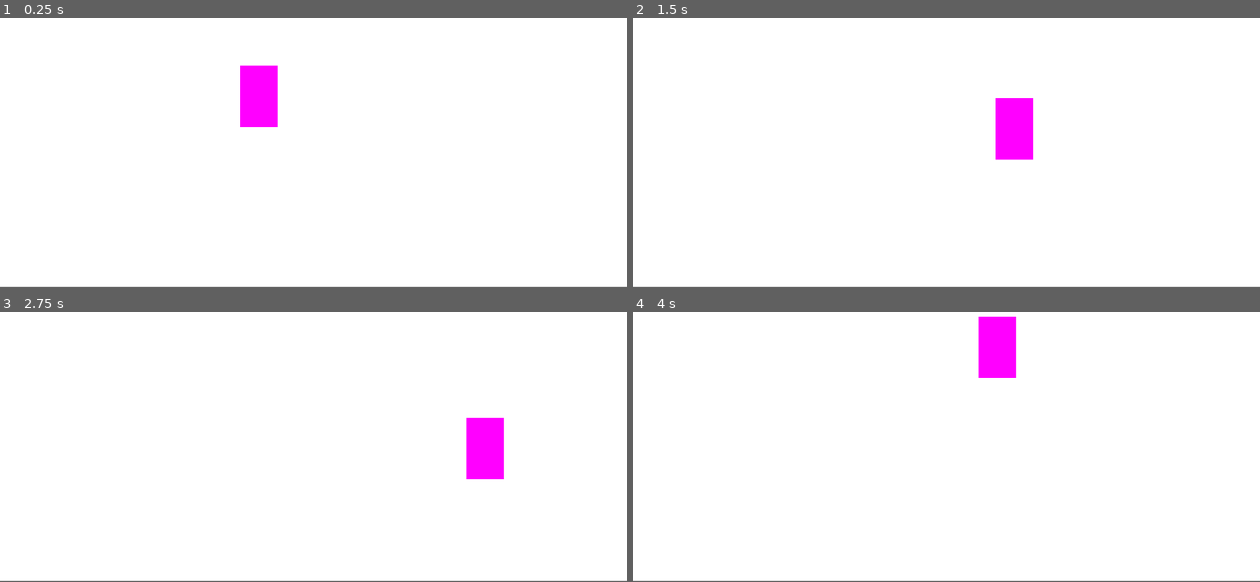
Above: before the commit, frames 1-4 (two rows, left to right).
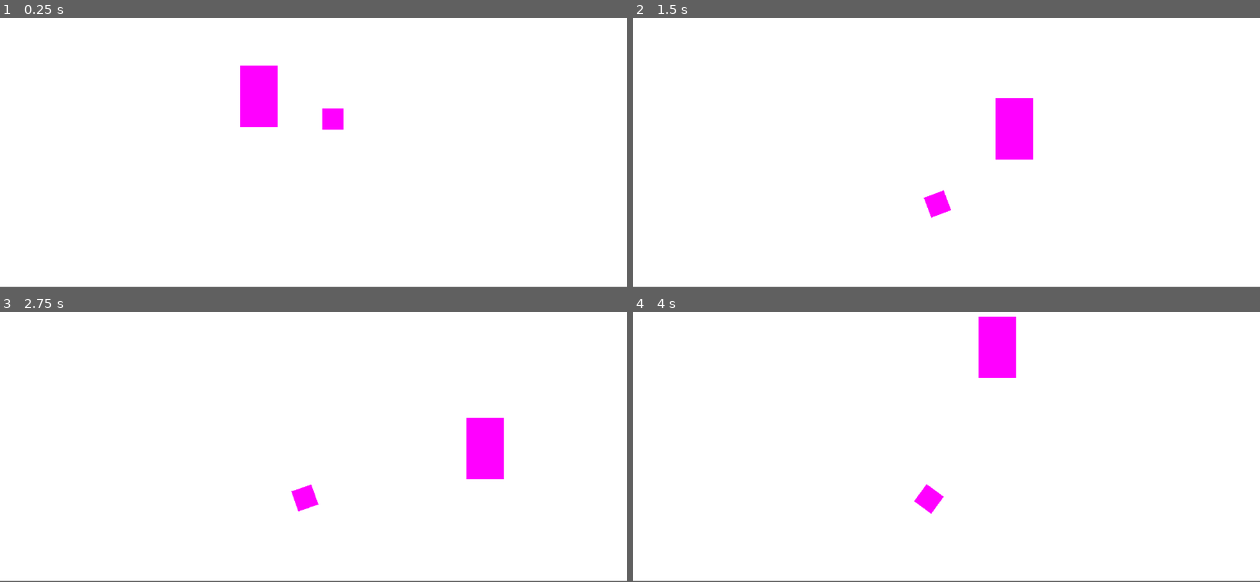
Above: after the commit, the same moments.

Repository: turkey-ball/turkey-ball
Game: Godot game, scene res://game.tscn
Same seed, same stepped clock (60 frames per second), same inputs: the game is played once before the commit and once after it.
Inputs:
- Up to frame 1 (0.25 s): no input
- Up to frame 2 (1.5 s): hold Right (ui_right) 0.53-1.28 s; hold Down (ui_down) from 1.28 s (still down)
- Up to frame 3 (2.75 s): release Down (ui_down) at 2.03 s; hold Right (ui_right) from 2.03 s (still down)
- Up to frame 4 (4 s): release Right (ui_right) at 2.78 s; hold Up (ui_up) 2.78-3.53 s; hold Left (ui_left) from 3.53 s (still down)

The runs differ from the first frame. In frame 1, 0.3% of the frame differs, in the area x 51-55%, y 33-42%; in frame 2, 0.3%; in frame 3, 0.3%; in frame 4, 0.3%.

Commit message:
add meat to turkey

Diff:
--- /dev/null
+++ b/turkey.gd
@@ -0,0 +1,21 @@
+extends RigidBody2D
+
+
+# Called every frame. 'delta' is the elapsed time since the previous frame.
+func _process(_delta):
+	pass
+"""
+var speed: float = 0.1
+
+func look_follow(state: PhysicsDirectBodyState3D, current_transform: Transform3D, target_position: Vector3) -> void:
+	var forward_local_axis: Vector3 = Vector3(1, 0, 0)
+	var forward_dir: Vector3 = (current_transform.basis * forward_local_axis).normalized()
+	var target_dir: Vector3 = (target_position - current_transform.origin).normalized()
+	var local_speed: float = clampf(speed, 0, acos(forward_dir.dot(target_dir)))
+	if forward_dir.dot(target_dir) > 1e-4:
+		state.angular_velocity = local_speed * forward_dir.cross(target_dir) / state.step
+
+func _integrate_forces(state):
+	var target_position = $Turkey.global_transform.origin
+	look_follow(state, global_transform, target_position)
+"""
--- a/turkey.tscn
+++ b/turkey.tscn
@@ -1,3 +1,19 @@
-[gd_scene format=3 uid="uid://x233w78trjqi"]
+[gd_scene load_steps=4 format=3 uid="uid://x233w78trjqi"]
 
-[node name="Turkey" type="Node2D"]
+[ext_resource type="Script" path="res://turkey.gd" id="1_ltaqm"]
+
+[sub_resource type="CircleShape2D" id="CircleShape2D_3lpdk"]
+radius = 25.9422
+
+[sub_resource type="PlaceholderTexture2D" id="PlaceholderTexture2D_73ost"]
+
+[node name="Turkey" type="RigidBody2D"]
+script = ExtResource("1_ltaqm")
+
+[node name="CollisionShape2D" type="CollisionShape2D" parent="."]
+shape = SubResource("CircleShape2D_3lpdk")
+
+[node name="Sprite2D" type="Sprite2D" parent="."]
+position = Vector2(1.5, 0.499999)
+scale = Vector2(39, 39)
+texture = SubResource("PlaceholderTexture2D_73ost")
